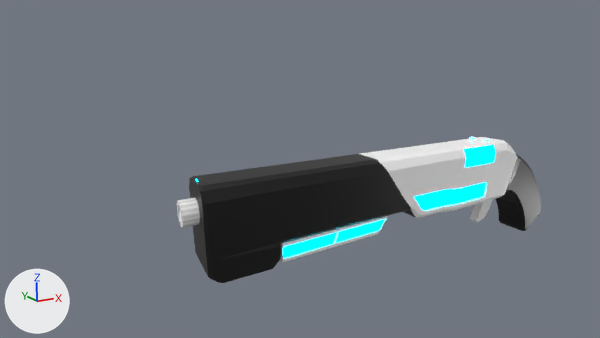
The Blender file Assets/Anthony/Anthony Assets/imports/Karlson Shotgun_8416_autosave.blend: old version first, new version second.
The view is the same before and after, from the file's camera 'Camera'. The axes (+X, +Y, +Z) are drawn at lower left. The lights are the same throughout.
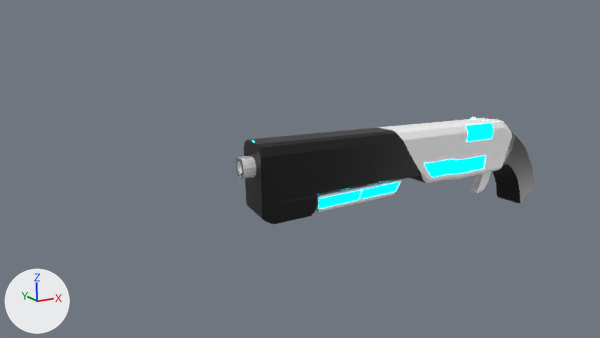
Edits to the bpy script that builds the scene:
```text
Change me_cube:
    used by ob_cube; location = (1.896, 0.0, -0.528); scale = (0.0947, 0.0947, 0.0947)
    remove me_cube.from_pydata(...)  # 671 vertices, 616 faces, 1 loose edge; spans x -24.1..1.5, y -1.2..0.0, z -2.1..5.4
    add me_cube.from_pydata(...)  # 1763 vertices, 1694 faces, 2 loose edges; spans x -24.7..1.5, y -1.2..1.2, z -2.1..5.4
    me_cube part 1: a new loose piece of 248 vertices spanning x -24.7..-23.4, y -0.5..0.5, z 3.5..4.6
    me_cube part 2: a new loose piece of 188 vertices spanning x -20.9..-14.8, y -1.1..1.1, z 1.2..2.3
    me_cube part 3: a new loose piece of 42 vertices spanning x -5.7..-4.0, y -0.2..0.2, z -0.4..1.7, in mat_material_005 (white #ffffff)
    me_cube part 4: a new loose piece of 42 vertices spanning x -5.7..-4.0, y -0.2..0.2, z -0.4..1.7, in mat_material_005 (white #ffffff)
    me_cube part 5: 572 vertices added at x -24.1..1.5, y 0.2..1.2, z -2.1..5.4
    add me_cube.materials.append(mat_material_003)  # white #ffffff
    add me_cube.materials.append(mat_material_004)  # cyan #00d7ff
    add me_cube.materials.append(mat_material_005)  # white #ffffff
    add me_cube.materials.append(mat_material_006)  # white #e7e7e7
Change ob_cube:
    remove _m = ob_cube.modifiers.new('Mirror', 'MIRROR')
    remove _m.use_axis = (False, True, False)
    remove _m.use_clip = True
    ob_cube.location: (1.896, 0.0, -0.528) -> (1.769, -0.005, -0.325)
    ob_cube.scale: (0.0947, 0.0947, 0.0947) -> (0.0801, 0.0801, 0.0801)
Remove ob_cube_001:
    ob_cube_001 = bpy.data.objects.new('Cube.001', me_cube_001)
    ob_cube_001.location = (-0.002, 0.0, -0.395)
    ob_cube_001.scale = (0.077, 0.0834, 0.0834)
    _m = ob_cube_001.modifiers.new('Mirror', 'MIRROR')
    _m.use_axis = (False, True, False)
    _m.use_clip = True
Remove ob_cylinder:
    ob_cylinder = bpy.data.objects.new('Cylinder', me_cylinder)
    ob_cylinder.location = (-0.371, 0.0, -0.144)
    ob_cylinder.rotation_euler = (0.0, -1.571, 0.0)  # degrees (0, -90, 0)
    ob_cylinder.scale = (-0.0508, -0.0508, -0.0508)
Remove ob_cube_002:
    ob_cube_002 = bpy.data.objects.new('Cube.002', me_cube_002)
    ob_cube_002.location = (1.45, 0.0, -0.456)
    ob_cube_002.scale = (0.026, 0.0228, 0.026)
```

Where the change shows, as pixel boxes [x1, y1, x2, y2] in the pictures (600 x 338 px):
'Cube', reshaped, moved, rescaled, modifiers changed (15% narrower, 27% shorter)
    before: [189, 137, 541, 283]
    after: [236, 117, 534, 224]
'Cube.001', deleted (cyan)
    before: [279, 216, 388, 263]
    faces in mat_material_004 (cyan #00d7ff): [283, 219, 385, 258]
    faces in mat_material_003 (white #ffffff): [279, 216, 388, 263]
'Cylinder', deleted
    before: [177, 197, 200, 228]
    faces in mat_material_005 (white #ffffff): [177, 197, 200, 228]
    faces in mat_material_006 (white #e7e7e7): [177, 198, 200, 228]
'Cube.002', deleted
    before: [470, 200, 492, 222]
part 1 of me_cube, added
    after: [236, 156, 256, 179]
part 2 of me_cube, added (cyan)
    after: [315, 179, 402, 213]
part 3 of me_cube, added
    after: [477, 172, 491, 193]
part 4 of me_cube, added
    after: [470, 174, 483, 192]
part 5 of me_cube, added
    after: [244, 117, 507, 211]
